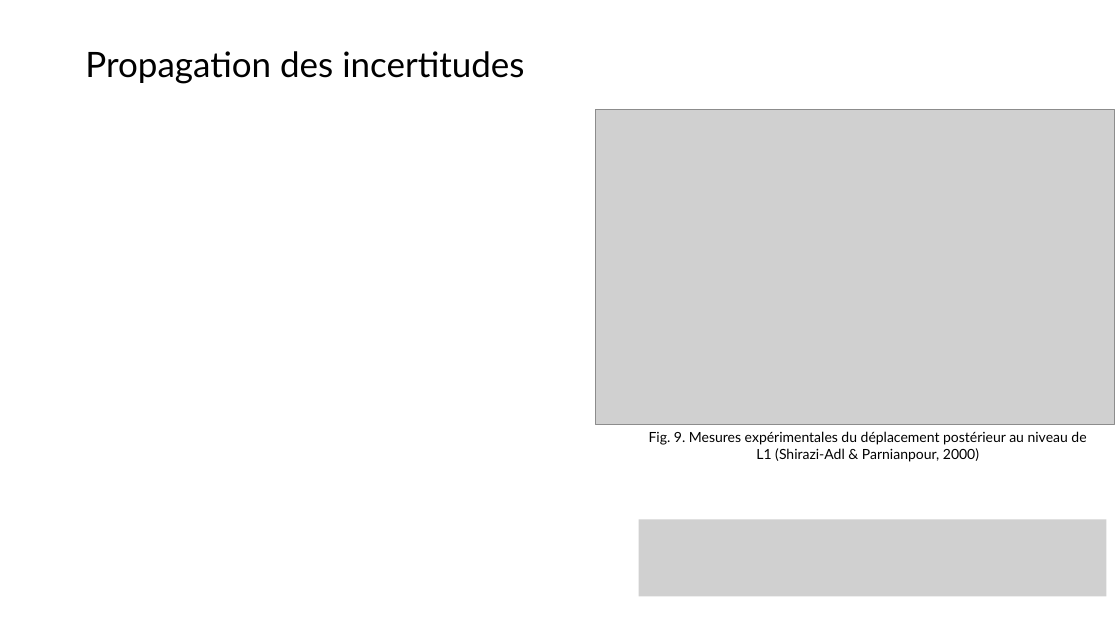
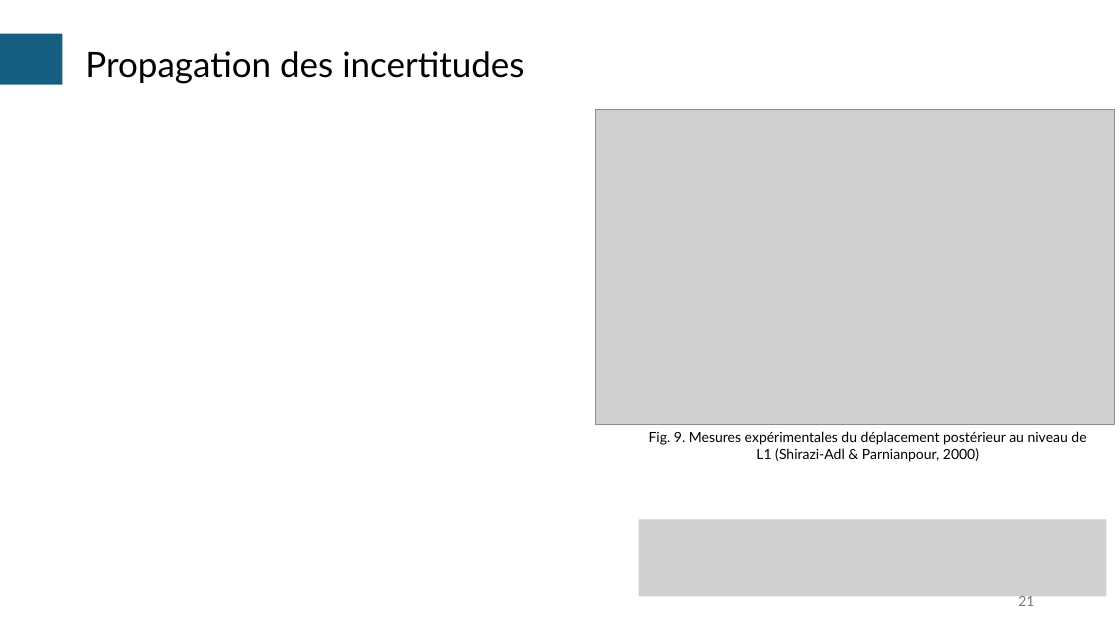
Before and after one commit to AcileSf/MEC8211ProjetFinal, a slide deck: slide 21 of Rapport_Projet_V1.pptx. Drawn at 1120x630 pixels with LibreOffice and Linux fonts; fonts in the diff are those of the drawing; grey boxes stand for pictures. Boxes give left, top, right and bottom in pixels: in the first picture for what was removed or moved away, otherwise in the second. Text is boxed around its words. In the diff, an @@ line names an element or a change of style, - is before the commit and + after.

```diff
--- a/Rapport_Projet_V1.pptx
+++ b/Rapport_Projet_V1.pptx
@@ rectangle added at bbox=[0, 34, 62, 85], fill #156082 @@
@@ page number added at bbox=[1018, 595, 1034, 606], 12 pt, text #797979 @@
+21
```
Also in this commit, not shown: 24 other slides changed, 1 other file.
